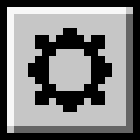
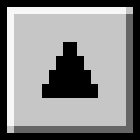
Layered file, before and after one edit (140x140). Changes by layer:
hid "图层 8" over <box>28,28,112,112</box>
added layer "图层 15" above "图层 14" over <box>42,42,98,91</box>
